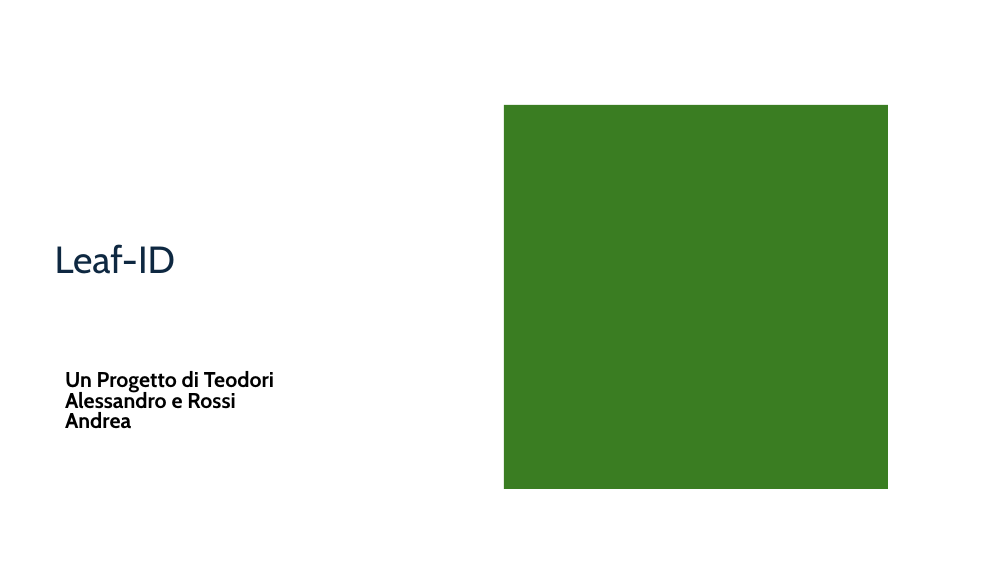
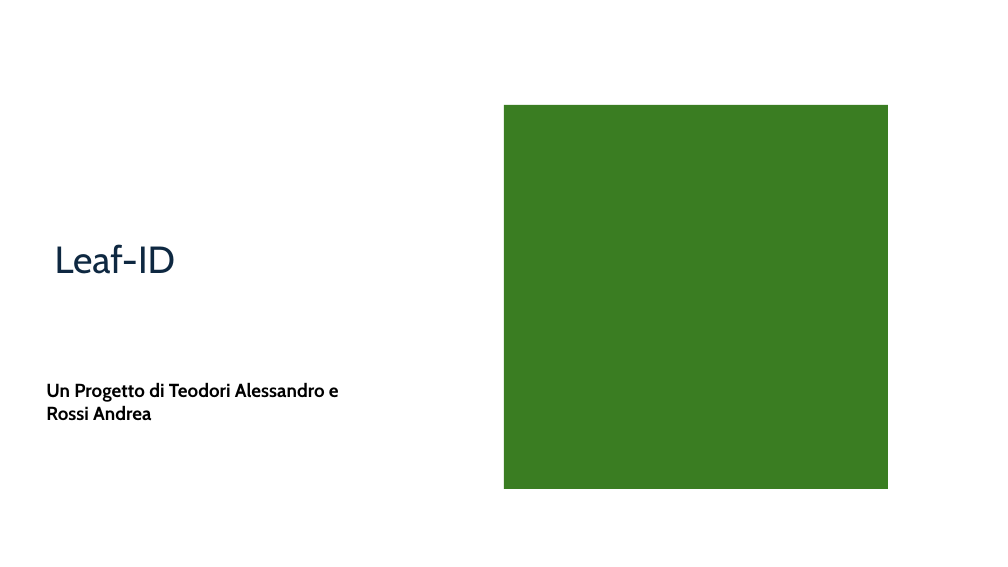
Before and after one commit to aleeteo/leaf_ID, a slide deck: slide 1 of presentazione/ProjectLeafWIP.pptx. Drawn at 1008x567 pixels with LibreOffice and Linux fonts; fonts in the diff are those of the drawing. Boxes give left, top, right and bottom in pixels: in the first picture for what was removed or moved away, otherwise in the second. Text is boxed around its words. In the diff, an @@ line names an element or a change of style, - is before the commit and + after.

```diff
--- a/presentazione/ProjectLeafWIP.pptx
+++ b/presentazione/ProjectLeafWIP.pptx
@@ text "Un Progetto di Teodori Alessandro ...": place and size @@
-text "Un Progetto di Teodori Alessandro ..." at box(65, 371, 274, 428)
+text "Un Progetto di Teodori Alessandro ..." at box(46, 382, 339, 421)
@@ text "Un Progetto di Teodori Alessandro ..." at box(46, 382, 339, 421): size 20.4 to 18 pt; line spacing 0.8 to 1 @@
```
Also in this commit, not shown: 7 other slides changed, 9 slides added, 2 slides removed.
